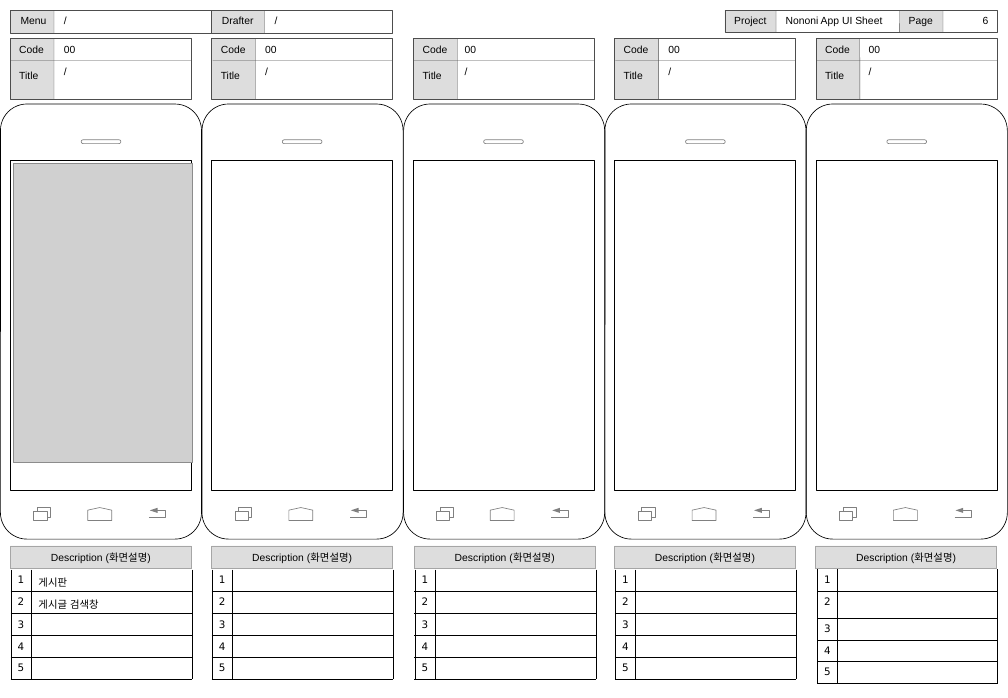
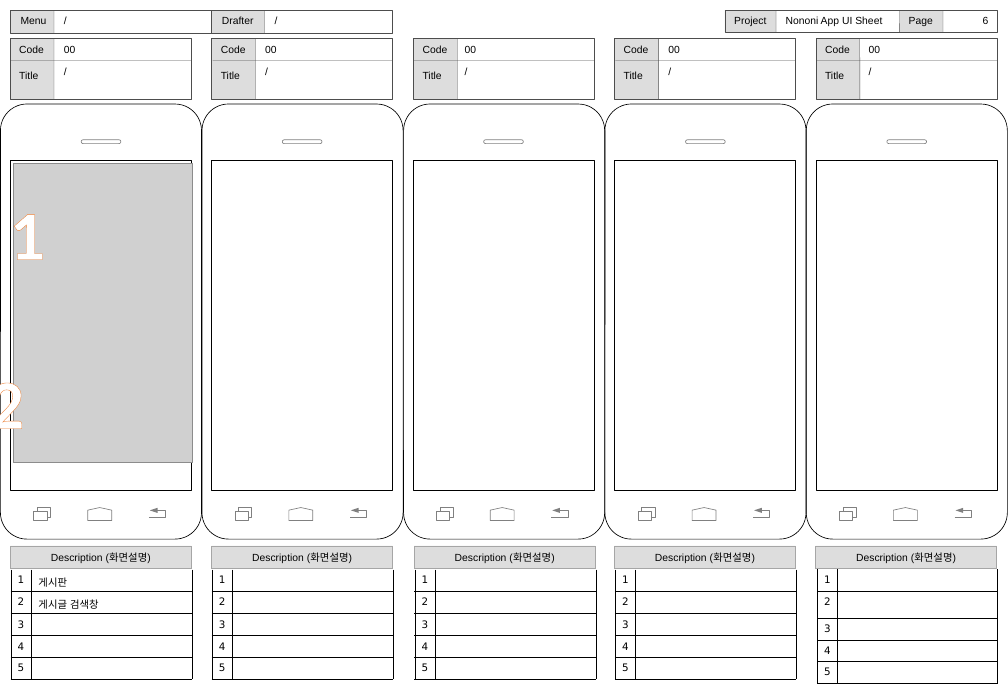
Before and after one commit to kayheypark/AlarmMap, a slide deck: slide 6 of Research/스토리보드/앱UI스토리보드.pptx. Drawn at 1008x698 pixels with LibreOffice and Linux fonts; fonts in the diff are those of the drawing; grey boxes stand for pictures. Boxes give left, top, right and bottom in pixels: in the first picture for what was removed or moved away, otherwise in the second. Text is boxed around its words. In the diff, an @@ line names an element or a change of style, - is before the commit and + after.

```diff
--- a/Research/스토리보드/앱UI스토리보드.pptx
+++ b/Research/스토리보드/앱UI스토리보드.pptx
@@ text added at <box>10,201,45,276</box>, 54 pt, text #FFFFFF, bold @@
+1
@@ text added at <box>0,370,24,445</box>, 54 pt, text #FFFFFF, bold @@
+2
```
Also in this commit, not shown: 3 other slides changed, 2 other files.
